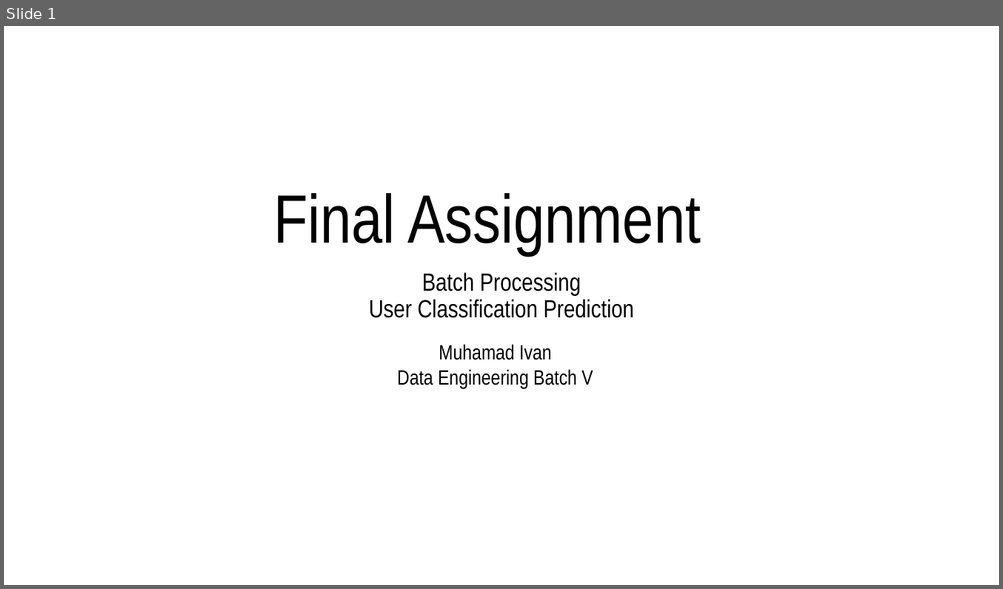
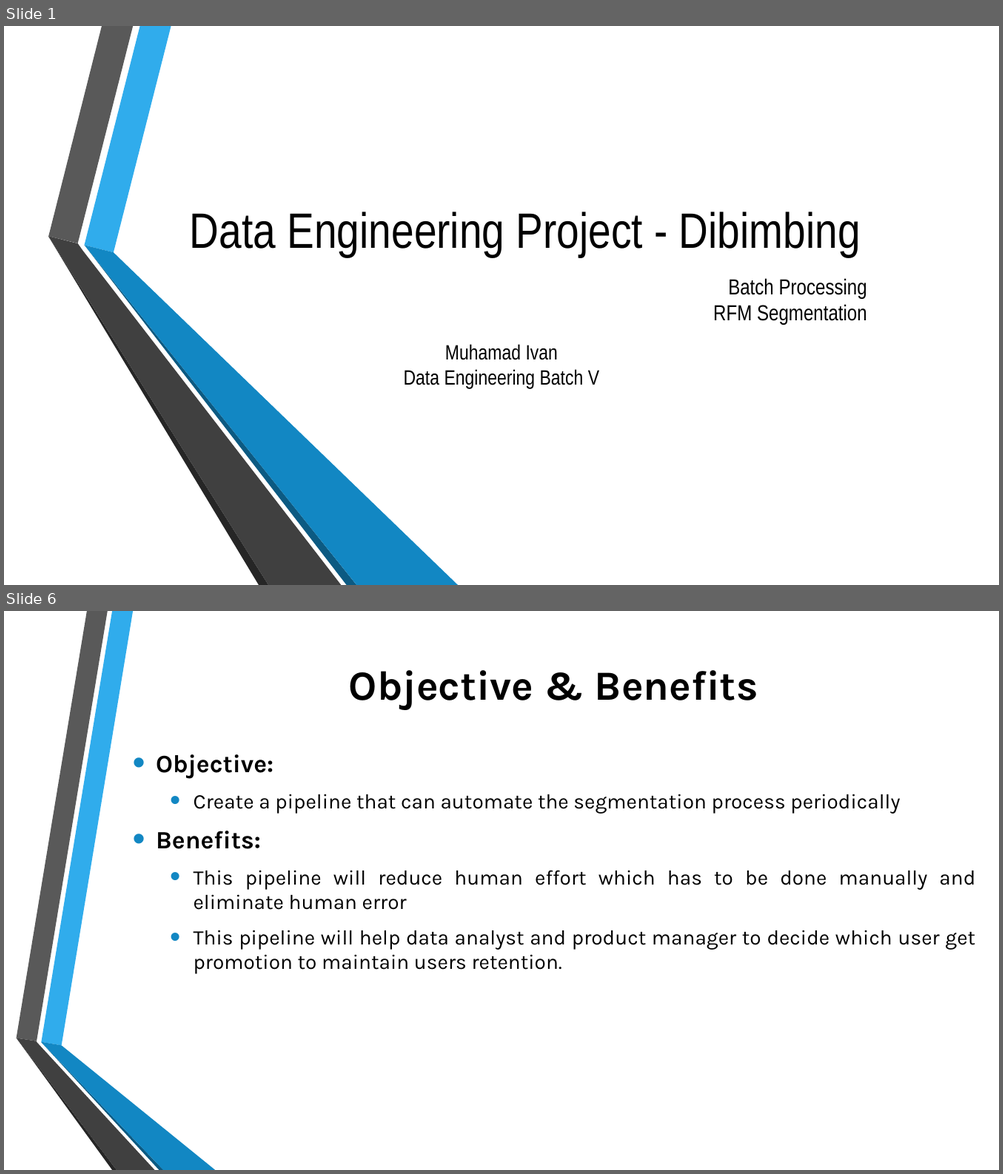
Before and after one commit to mivanivan/Final-Assignment---Batch-Processing, a slide deck: Final Assignment - Batch Processing - RFM Segmentation.pptx. Shown one above the other, each under a label of ours: slide 1 before the commit, slides 1 and 6 after it; the slides between them are not shown. The pictures are 1003x589 and 1003x1174 pixels, drawn with LibreOffice and Linux fonts; fonts in the diff are those of the drawing; background and template pictures are left out. Boxes give left, top, right and bottom in pixels: in the first picture for what was removed or moved away, otherwise in the second. Text is boxed around its words. In the diff, an @@ line names an element or a change of style, - is before the commit and + after.

```diff
--- a/Final Assignment - Batch Processing - RFM Segmentation.pptx
+++ b/Final Assignment - Batch Processing - RFM Segmentation.pptx
@@ slide 6 added at (x1=4, y1=611, x2=999, y2=1170), background picture (left out) @@
@@ title added at (x1=349, y1=670, x2=758, y2=709), 40 pt, text #000000, bold @@
+Objective & Benefits
@@ text added at (x1=156, y1=755, x2=975, y2=974), 20 pt, text #000000 @@
+• Objective:
+  • Create a pipeline that can automate the segmentation process periodically
+• Benefits:
+  • This pipeline will reduce human effort which has to be done manually and eliminate human error
+  • This pipeline will help data analyst and product manager to decide which user get promotion to maintain users retention.
@@ group added at (x1=16, y1=611, x2=215, y2=1170): 6 freeform shapes @@
@@ slide 1 changed as well @@
@@ title at (x1=190, y1=212, x2=860, y2=258): text changed; size 66 to 48 pt @@
-Final Assignment
+Data Engineering Project - Dibimbing
@@ group added at (x1=48, y1=26, x2=458, y2=585): 6 freeform shapes @@
@@ subtitle at (x1=713, y1=278, x2=867, y2=325): text changed; size 24 to 21 pt @@
-Batch Processing
-User Classification Prediction
+Batch Processing
+RFM Segmentation
@@ text "Muhamad Ivan" moved from (x1=397, y1=344, x2=592, y2=389) to (x1=404, y1=344, x2=599, y2=389) @@
```
Also in this commit, not shown: 11 other slides added, 3 slides removed, 40 other files.
